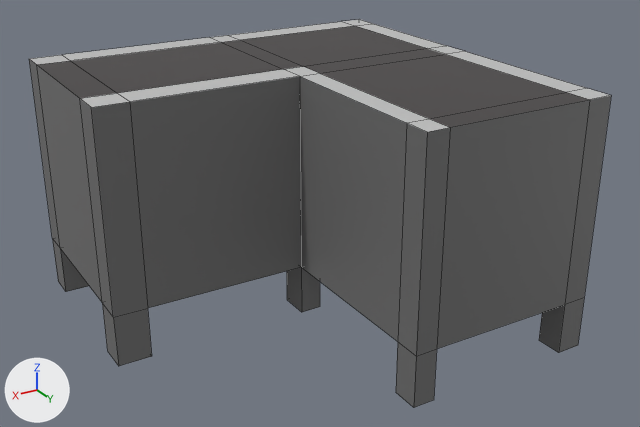
A saved change to the FBX model Assets/angleconveyorbelt.fbx.
Before and after are seen from a 50 mm lens placed at (0.0202, 0.0357, 0.0224), pointed at (-0.0008, 0.0007, 0.0049). Lighting does not change. The marker at lower left points along +X, +Y and +Z. Mesh edges are drawn as thin lines. Where no turn or scale is listed for an object, it has been applied to the vertices.

Script lines for the objects in view, before the commit:
```python
me_mesh = bpy.data.meshes.new('Mesh')
me_mesh.from_pydata(...)  # 88 vertices, 86 faces; spans x -0.0052..0.0148, y -0.01..0.0099, z -0.0076..0.005
# faces by material slot: [65, 14, 7]
me_mesh.materials.append(mat_body)  # grey #707070
me_mesh.materials.append(mat_siderail)  # light grey #c2c2c2
me_mesh.materials.append(mat_belt)  # black #403c3c
ob_pcube1 = bpy.data.objects.new('pCube1', me_mesh)
ob_pcube1.location = (-0.00482, 0.0, 0.00686)
```
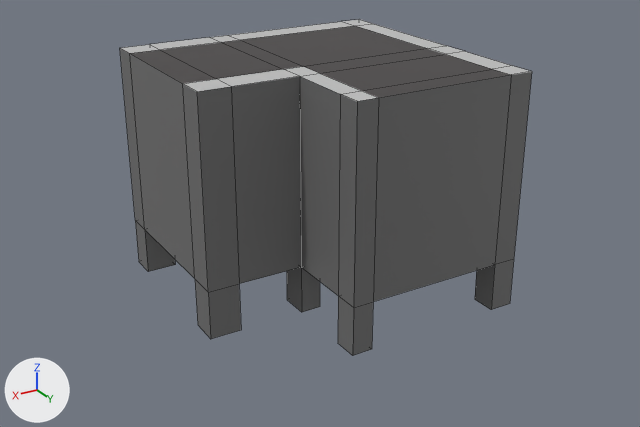
The newer file is also turned or shifted as a whole; pictures and numbers use the older file's frame.

Where the change shows, as pixel boxes (x1, y1, x2, y2) in the pictures (640 x 427 px; the box of a moved part takes in the faces that stretch with it):
'pCube1', reshaped (29% narrower, 14% shorter)
    before: (29, 19, 611, 408)
    after: (120, 19, 532, 355)
part 1 of me_mesh, moved or reshaped
    before: (300, 52, 611, 408)
    after: (300, 52, 532, 355)
part 2 of me_mesh, moved or reshaped
    before: (29, 37, 301, 366)
    after: (120, 37, 301, 339)

What the commit changed:
me_mesh has 88 vertices, 86 faces and spans x -0.0052..0.0148, y -0.01..0.0099, z -0.0076..0.005.
me_mesh is used by ob_pcube1; location (-0.00482, 0.0, 0.00686).
me_mesh part 1: all 24 vertices in x -0.0052..0.0048, y 0.0086..0.0099, z -0.0076..0.005 are moved by (0.0, -0.0049, 0.0).
me_mesh part 2: all 24 vertices in x 0.0131..0.0148, y -0.01..0.0001, z -0.0076..0.005 are moved by (-0.0048, 0.0, 0.0).
